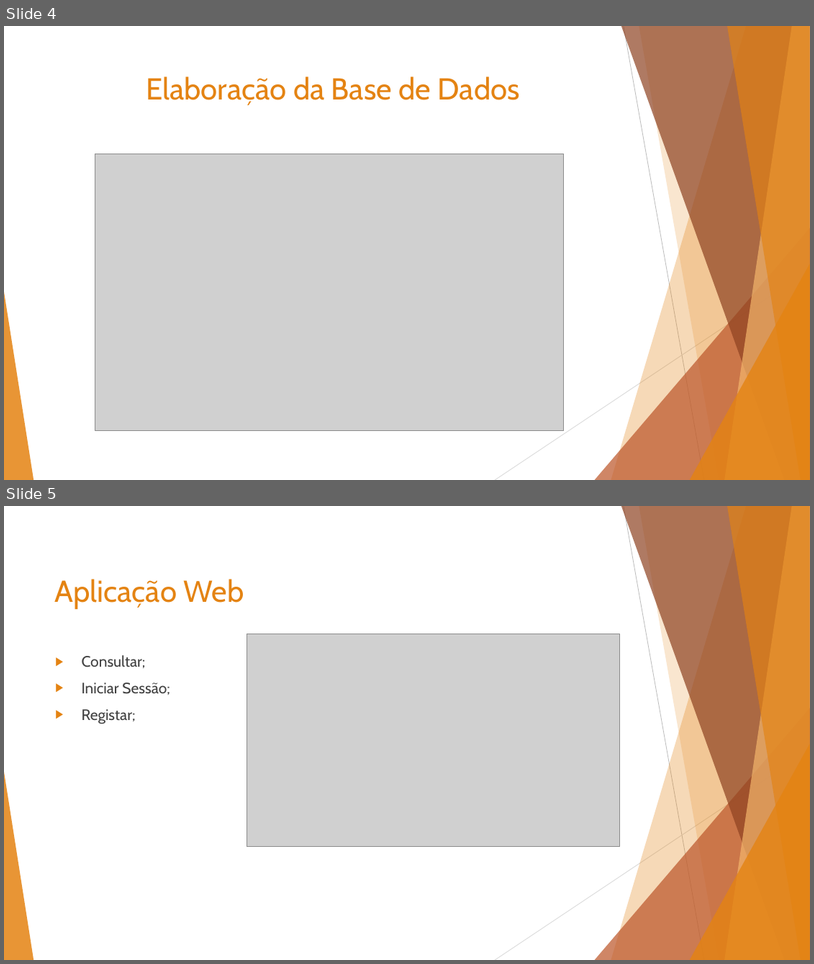
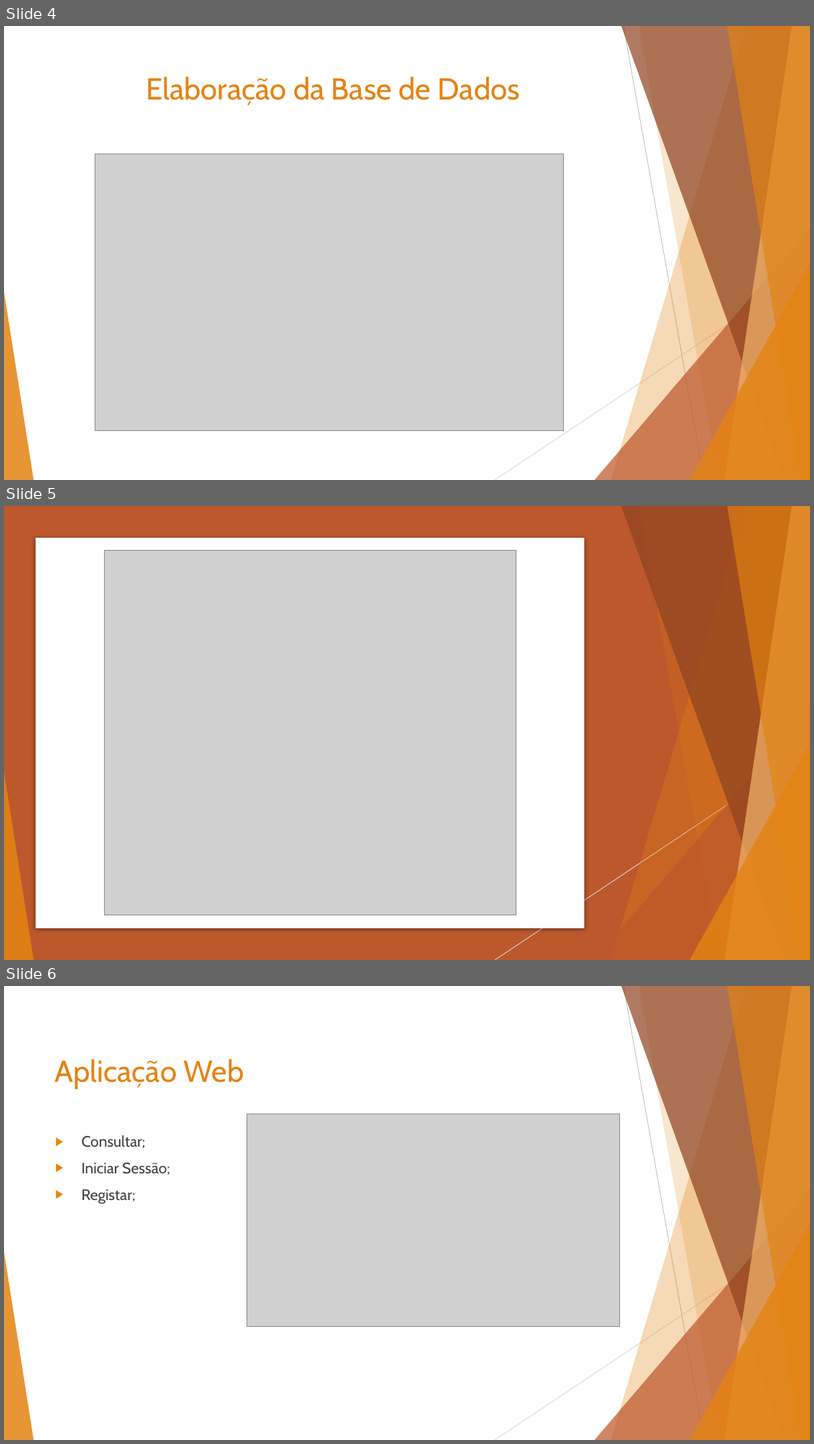
Before and after one commit to diogomneves/Alentejo-Pleasures, a slide deck: Apresentação_AlentejoPleasures.pptx. Shown one above the other, each under a label of ours: slides 4 and 5 before the commit, slides 4, 5 and 6 after it. The pictures are 814x964 and 814x1444 pixels, drawn with LibreOffice and Linux fonts; fonts in the diff are those of the drawing; grey boxes stand for pictures. Boxes give left, top, right and bottom in pixels: in the first picture for what was removed or moved away, otherwise in the second. Text is boxed around its words. In the diff, an @@ line names an element or a change of style, - is before the commit and + after.

```diff
--- a/Apresentação_AlentejoPleasures.pptx
+++ b/Apresentação_AlentejoPleasures.pptx
@@ slide 5 added at (4,506,810,960), background #FFFFFF; not listed: 8 template elements that a slide beside it also shows @@
@@ rectangle added at (4,506,810,960), fill #BD582C @@
@@ rectangle added at (36,538,585,928), fill #FFFFFF @@
@@ picture added at (104,551,517,915) @@
@@ group added at (4,506,810,960): 5 freeform shapes, 3 triangles, 1 line @@
@@ group added at (4,506,810,960): 5 freeform shapes, 3 triangles, 1 line @@
@@ what was slide 5 is now slide 6 @@
```
Also in this commit, not shown: 4 slides changed, 2 other slides added.
